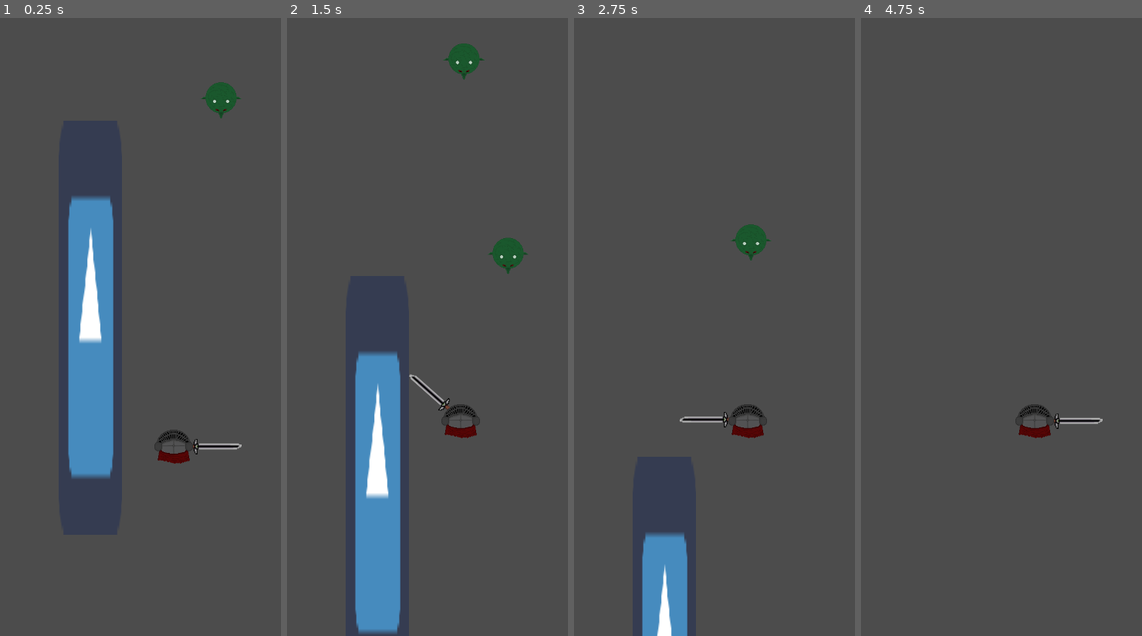
Above: before the commit, frames 1-4 (left to right).
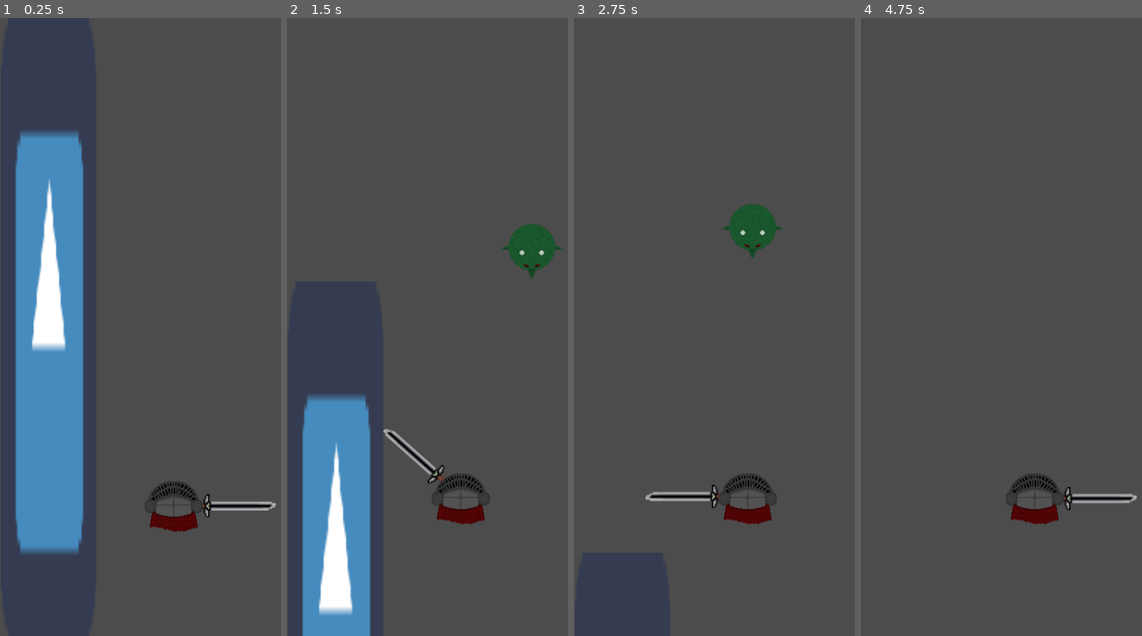
Above: after the commit, the same moments.

Repository: Yeetii/Bladerunner
Game: Godot game, scene res://Scenes/Main.tscn
Same seed, same stepped clock (60 frames per second), same inputs: the game is played once before the commit and once after it. The engine's default icon, where the game draws it, is replaced by a stand-in: a white triangle on a blue panel in a dark square.
Inputs (mouse positions are in pixels of both pictures, inside the frame that each line leads up to):
- Up to frame 1 (0.25 s): no input
- Up to frame 2 (1.5 s): move the mouse to (537, 296) at 0.52 s; click (537, 296) at 0.6 s; move the mouse to (390, 357) at 1.27 s; click (390, 357) at 1.35 s
- Up to frame 3 (2.75 s): move the mouse to (781, 191) at 2.02 s; click (781, 191) at 2.1 s
- Up to frame 4 (4.75 s): move the mouse to (1018, 450) at 2.77 s; click (1018, 450) at 2.85 s; move the mouse to (1139, 419) at 3.52 s; click (1139, 419) at 3.6 s; tap Enter at 4.25 s; move the mouse to (931, 234) at 4.27 s; click (931, 234) at 4.35 s

The runs differ from the first frame. In frame 1, 21% of the frame differs, in the area x 5-99%, y 10-87%; in frame 2, 16%; in frame 3, 5.0%; in frame 4, 1.6%.

Commit message:
changed display setting

Diff:
--- a/Scenes/Main.tscn
+++ b/Scenes/Main.tscn
@@ -4,7 +4,7 @@
 [ext_resource path="res://icon.png" type="Texture" id=2]
 [ext_resource path="res://Scenes/Enemy.tscn" type="PackedScene" id=3]
 
-[node name="Main" type="Node" index="0"]
+[node name="Main" type="Node"]
 
 [node name="Player" parent="." index="0" instance=ExtResource( 1 )]
 
--- a/Scenes/Player.tscn
+++ b/Scenes/Player.tscn
@@ -9,7 +9,7 @@
 custom_solver_bias = 0.0
 radius = 34.2424
 
-[node name="Player" type="KinematicBody2D"]
+[node name="Player" type="KinematicBody2D" index="0"]
 
 input_pickable = false
 collision_layer = 1
--- a/project.godot
+++ b/project.godot
@@ -16,12 +16,10 @@
 
 [display]
 
-window/size/width=720
-window/size/height=1280
-window/size/test_width=360
-window/size/test_height=640
+window/size/width=480
+window/size/height=854
 window/handheld/orientation="portrait"
-window/stretch/mode="2d"
+window/stretch/mode="viewport"
 window/stretch/aspect="keep"
 
 [input]
